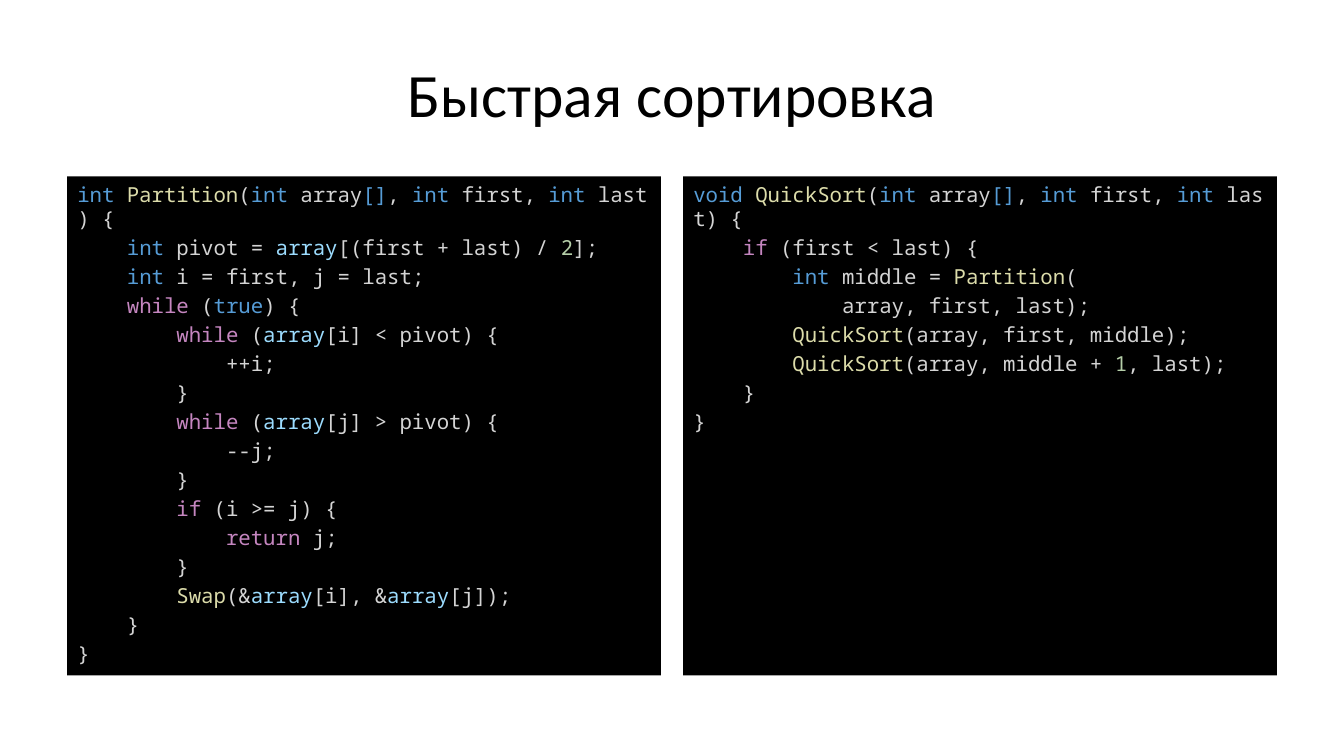
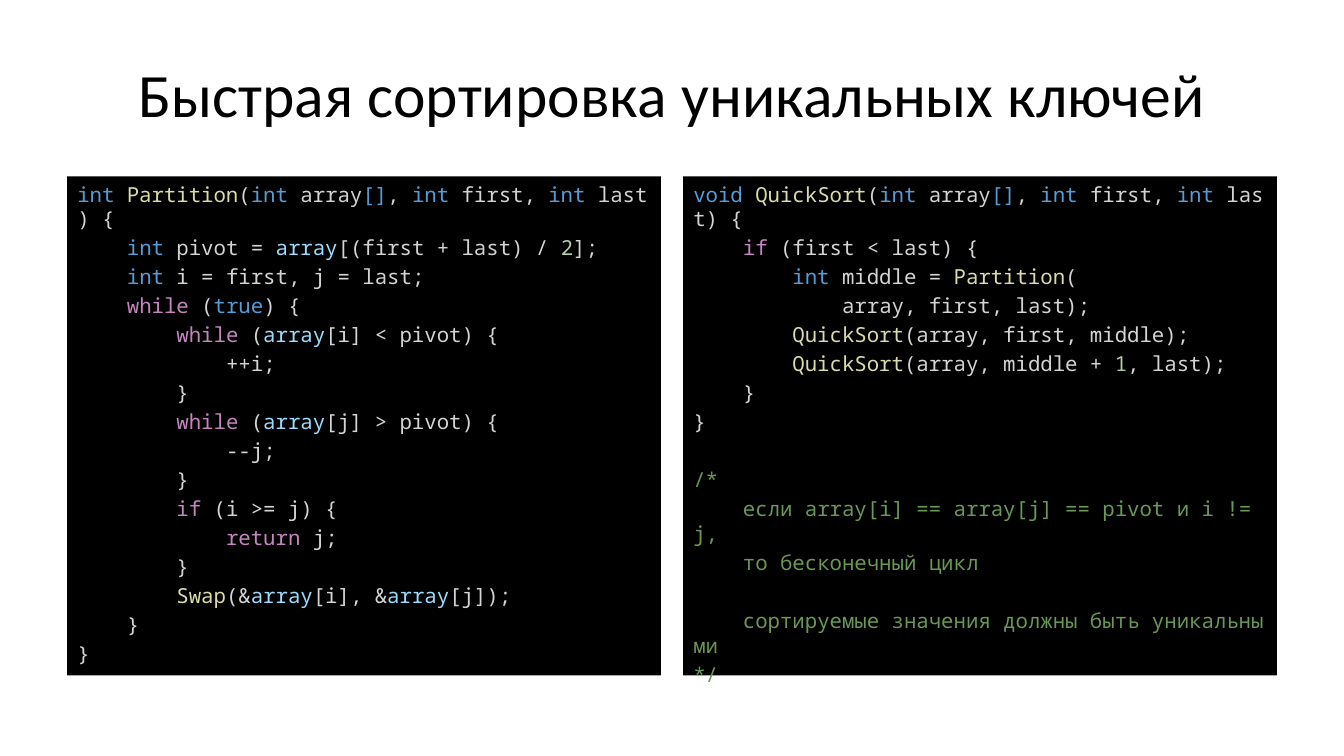
Before and after one commit to Evgueni-Petrov-aka-espetrov/Algorithms-and-Programming-in-C-pptx, a slide deck: slide 94 of 13 Сортировка.pptx (slide 93 before the commit). Drawn at 1344x756 pixels with LibreOffice and Linux fonts; fonts in the diff are those of the drawing. Boxes give left, top, right and bottom in pixels: in the first picture for what was removed or moved away, otherwise in the second. Text is boxed around its words. In the diff, an @@ line names an element or a change of style, - is before the commit and + after.

Commit message:
уточнил про уникальность ключей в быстрой сортировке; исправил пошаговый пример с быстрой сортировкой

```diff
--- a/13 Сортировка.pptx
+++ b/13 Сортировка.pptx
@@ title at (x1=138, y1=75, x2=1205, y2=127): text changed @@
-Быстрая сортировка
+Быстрая сортировка уникальных ключей
@@ text at (x1=743, y1=500, x2=1214, y2=633): paragraphs added @@
+/*
+если array[i] == array[j] == pivot и i != j,
+то бесконечный цикл
+сортируемые значения должны быть уникальными
+*/
```
Also in this commit, not shown: 8 other slides changed, 1 slide added.
